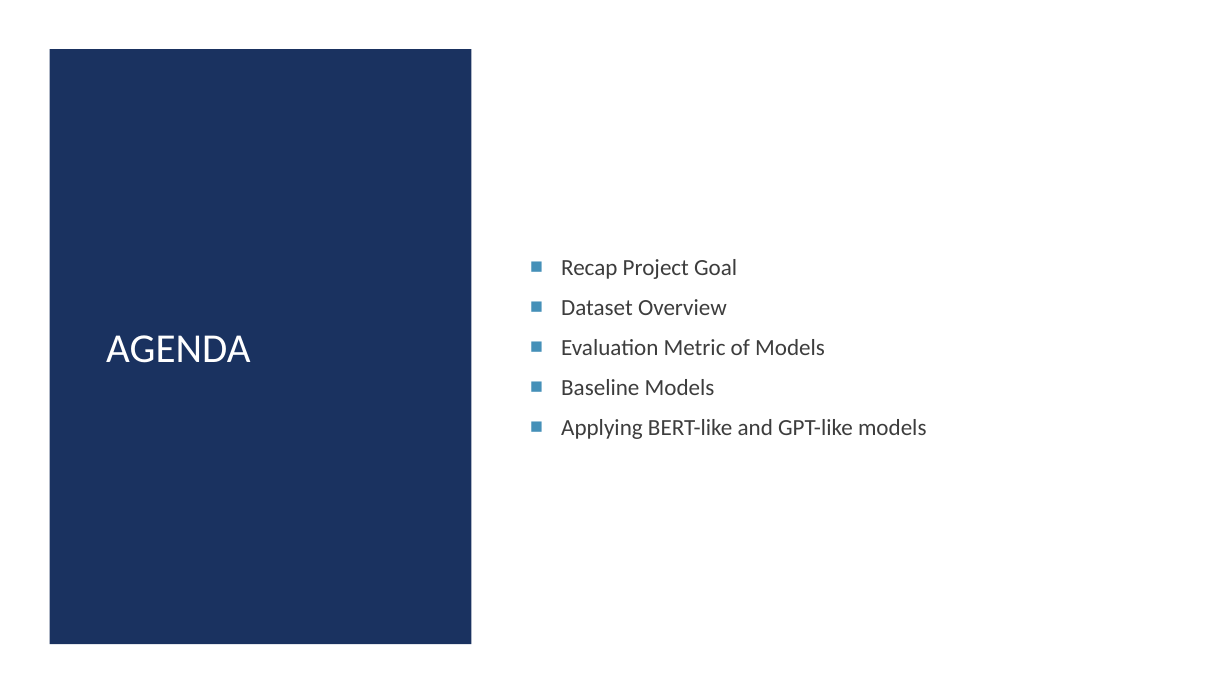
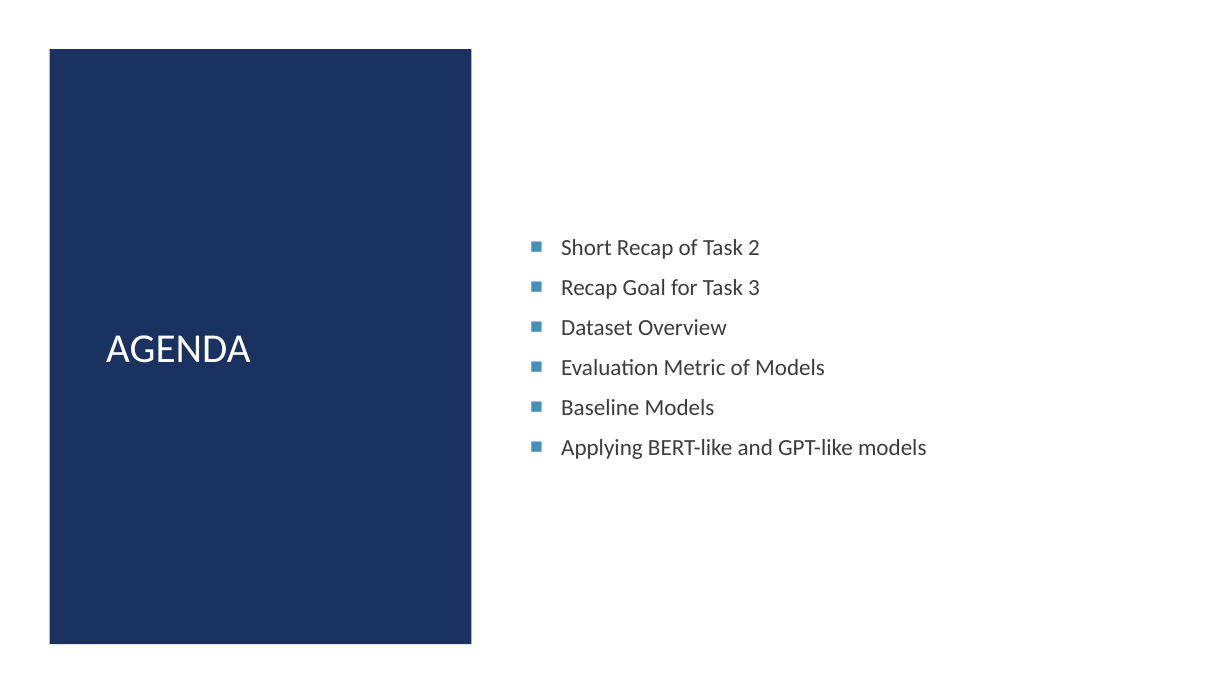
Before and after one commit to josefweibel/nlp-medical-project, a slide deck: slide 2 of presentations/Final Presentation.pptx. Drawn at 1232x693 pixels with LibreOffice and Linux fonts; fonts in the diff are those of the drawing. Boxes give left, top, right and bottom in pixels: in the first picture for what was removed or moved away, otherwise in the second. Text is boxed around its words. In the diff, an @@ line names an element or a change of style, - is before the commit and + after.

```diff
--- a/presentations/Final Presentation.pptx
+++ b/presentations/Final Presentation.pptx
@@ text at <box>561,239,760,299</box>: text changed @@
-■ Recap Project Goal
+■ Short Recap of Task 2
+■ Recap Goal for Task 3
```
Also in this commit, not shown: 14 other slides changed, 14 slides added, 1 slide removed, 2 other files.
